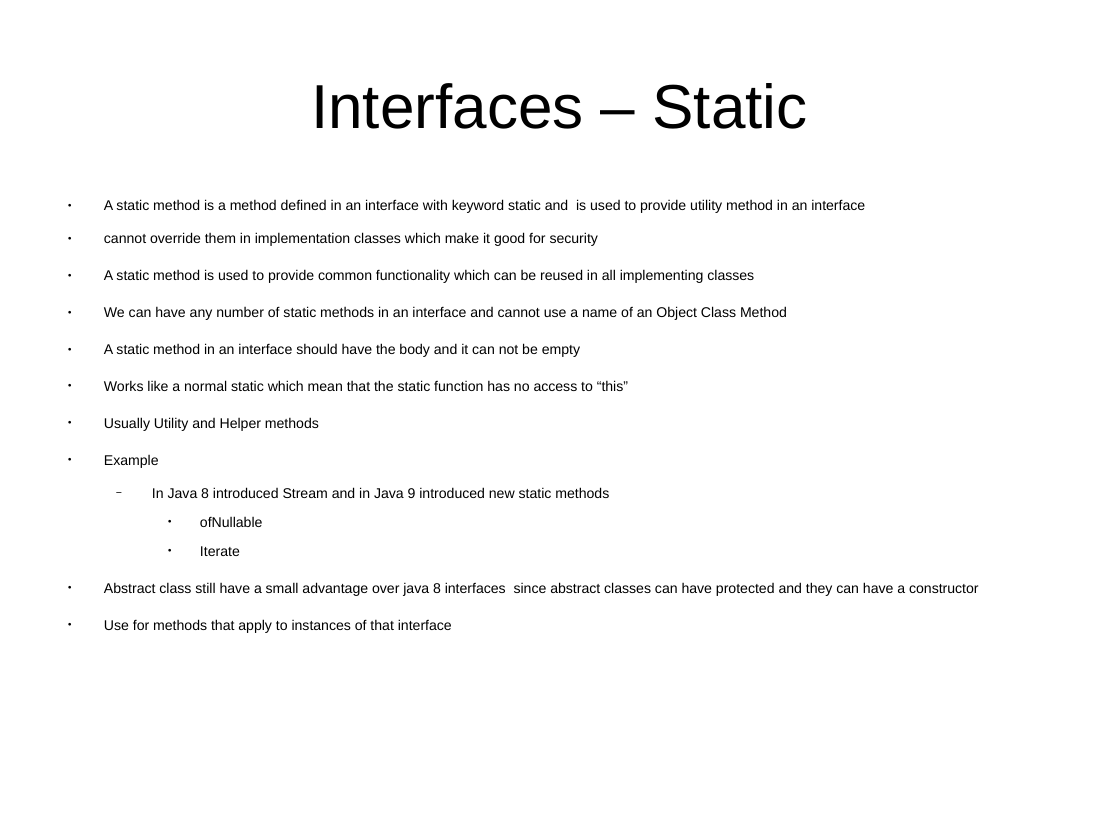
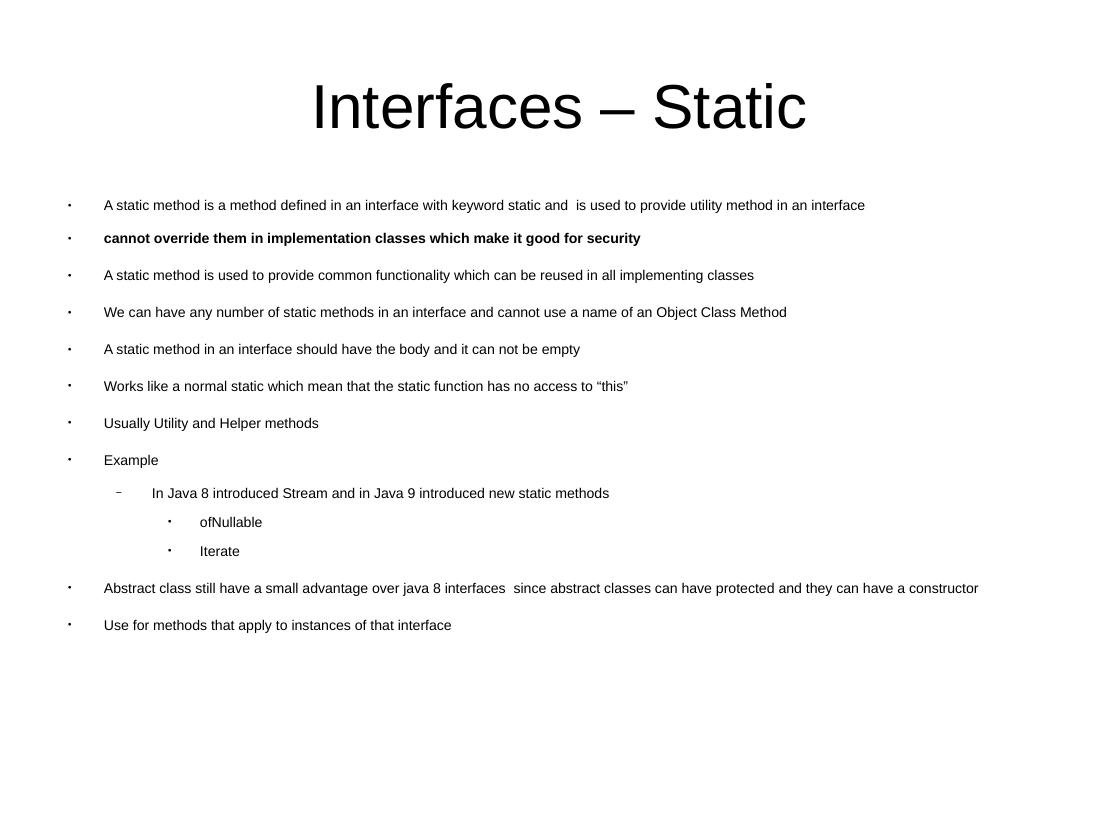
Before and after one commit to CharlesStockman/notesFromCourses, a slide deck: slide 4 of java/core/02_opp.odp. Drawn at 1120x840 pixels with LibreOffice and Linux fonts; fonts in the diff are those of the drawing. Boxes give left, top, right and bottom in pixels: in the first picture for what was removed or moved away, otherwise in the second. Text is boxed around its words. In the diff, an @@ line names an element or a change of style, - is before the commit and + after.

```diff
--- a/java/core/02_opp.odp
+++ b/java/core/02_opp.odp
@@ text at (x1=104, y1=232, x2=641, y2=246): bold on in "cannot override them in implementation classes which ..." @@
```
Also in this commit, not shown: 1 other slide changed, 9 other files.
